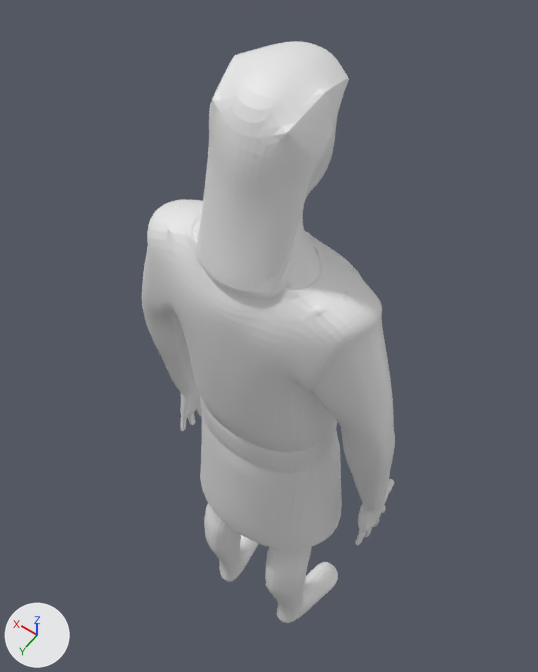
The Blender file RTS Dev Project/Assets/Models/Characters/egipcians/civil.blend: old version first, new version second.
Before and after are seen from a 50 mm camera at (-1.51, 2.17, 7.17) aimed at (0.31, -0.38, 3.17). The axes (+X, +Y, +Z) are drawn at lower left. The lights are the same throughout.

Before the edit, the objects in view are built like this:
```python
me_human = bpy.data.meshes.new('human')
me_human.from_pydata(...)  # 923 vertices, 913 faces, 8 loose edges; spans x 0.0..2.6, y -1.3..1.5, z -8.1..8.0
me_human.materials.append(None)
ob_human = bpy.data.objects.new('human', me_human)
ob_human.location = (0.0, 0.0, 2.802)
ob_human.scale = (0.344, 0.344, 0.344)
_m = ob_human.modifiers.new('Mirror', 'MIRROR')
_m.use_clip = True
_m = ob_human.modifiers.new('Subsurf', 'SUBSURF')
```
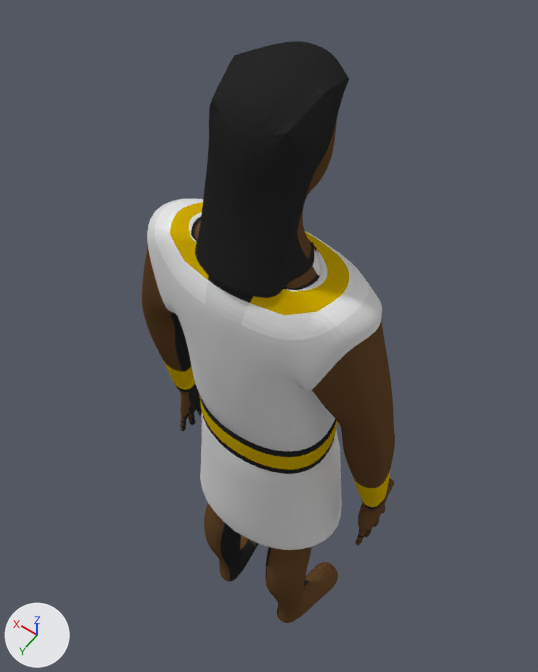
Commit message: UPDATE civil

Location of each change, [x1, y1, x2, y2] in pixels of the pictures (538 x 672 px; the box of a moved part takes in the faces that stretch with it):
part 1 of me_human, moved or reshaped: before [157, 200, 368, 345]; after [155, 199, 370, 340]
part 2 of me_human, recoloured (grey to black): [171, 41, 390, 613] in both
part 3 of me_human, recoloured (grey to yellow): [164, 362, 390, 507] in both
part 4 of me_human, recoloured: [148, 212, 382, 550] in both
part 5 of me_human, recoloured (grey to brown): [142, 115, 395, 623] in both

The edits, one by one:
Material 'Material' (mat_material) is new.
Its base color is (0.624, 0.413, 0.0) (yellow #cfac00).
Material 'Material.002' (mat_material_002) is new.
Its base color is (0.12, 0.0595, 0.0232) (brown #61452a).
Material 'Material.003' (mat_material_003) is new.
Its base color is (0.022, 0.022, 0.022) (black #292929).
Material 'Material.004' (mat_material_004) is new.
Its base color is (0.274, 0.0362, 0.0202) (red #8f3527).
Material 'Material.001' (mat_material_001) is new.
Its base color is (0.708, 0.708, 0.708) (light grey #dbdbdb).
me_human is used by ob_human; location (0.0, 0.0, 2.802); scale (0.344, 0.344, 0.344).
me_human had 923 vertices, 913 faces, 8 loose edges and spanned x 0.0..2.6, y -1.3..1.5, z -8.1..8.0.
me_human now has 923 vertices, 922 faces, 2 loose edges and spans x 0.0..2.6, y -1.3..1.5, z -8.1..8.0.
Part 1, on me_human:
6 faces are deleted.
6 loose edges are deleted.
6 new faces join them, mat_material (yellow #cfac00).
9 new faces join them.
me_human part 2: 420 faces spanning x 0.0..2.5, y -1.3..1.5, z -8.1..8.0 switch from no material to mat_material_003 (black #292929).
me_human part 3: 26 faces spanning x 0.0..2.5, y -0.8..1.2, z -0.6..1.3 switch from no material to mat_material (yellow #cfac00).
me_human part 4: 80 faces spanning x 0.0..2.0, y -1.1..1.5, z -3.3..5.5 switch from no material to mat_material_001 (light grey #dbdbdb).
me_human part 5: 375 faces spanning x 0.0..2.6, y -1.3..1.4, z -8.1..7.8 switch from no material to mat_material_002 (brown #61452a).
me_human now uses material mat_material_004 (red #8f3527).
